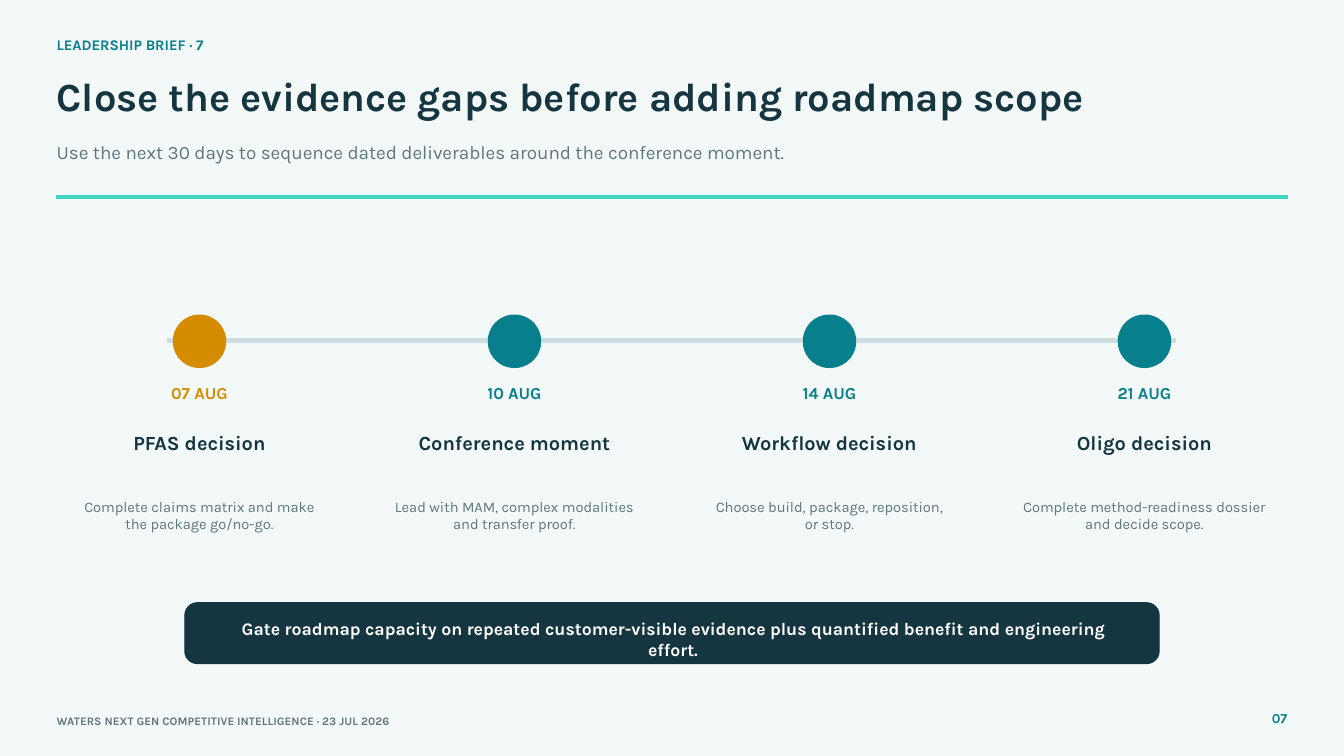
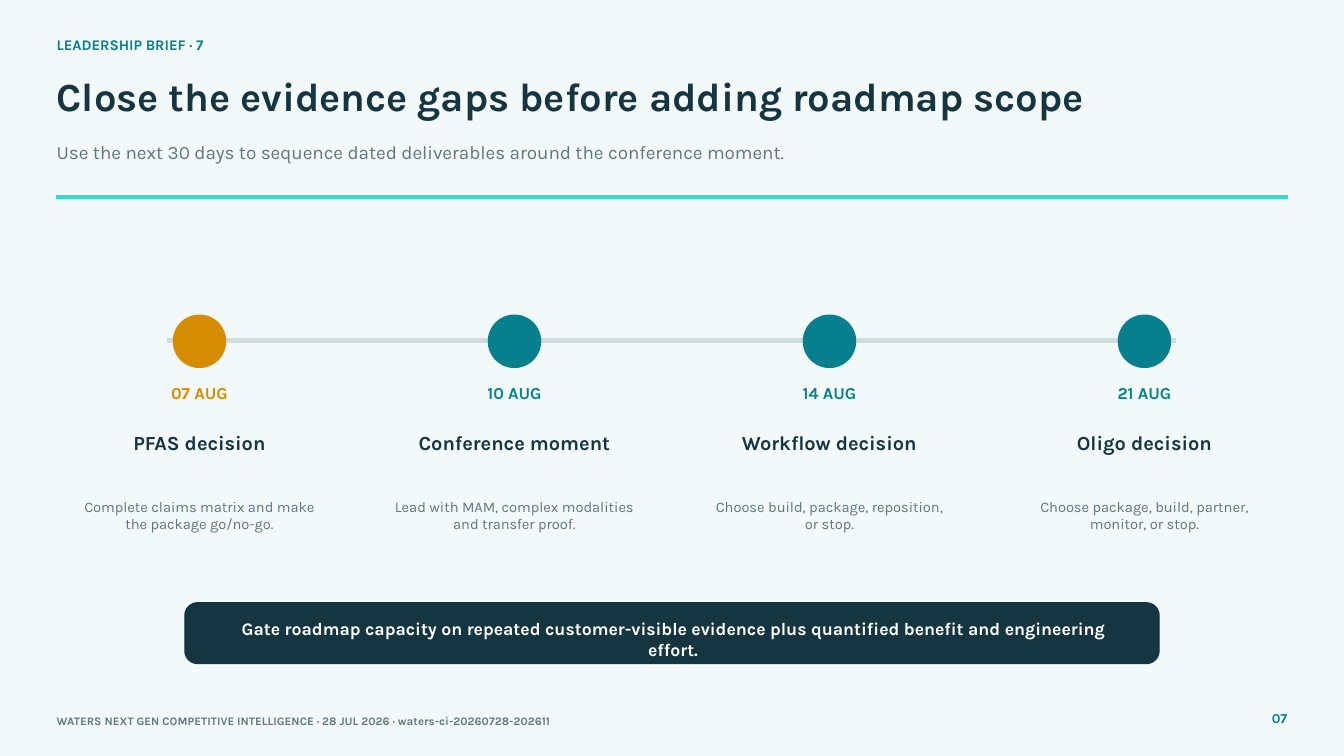
Before and after one commit to Chandni08/CompEngine, a slide deck: slide 7 of deploy-site/exports/waters-nextgen-leadership-brief.pptx. Drawn at 1344x756 pixels with LibreOffice and Linux fonts; fonts in the diff are those of the drawing. Boxes give left, top, right and bottom in pixels: in the first picture for what was removed or moved away, otherwise in the second. Text is boxed around its words. In the diff, an @@ line names an element or a change of style, - is before the commit and + after.

```diff
--- a/deploy-site/exports/waters-nextgen-leadership-brief.pptx
+++ b/deploy-site/exports/waters-nextgen-leadership-brief.pptx
@@ text at box(1040, 502, 1248, 533): text changed @@
-Complete method-readiness dossier and decide scope.
+Choose package, build, partner, monitor, or stop.
@@ text at box(57, 717, 550, 725): text changed @@
-WATERS NEXT GEN COMPETITIVE INTELLIGENCE · 23 JUL 2026
+WATERS NEXT GEN COMPETITIVE INTELLIGENCE · 28 JUL 2026 · waters-ci-20260728-202611
```
Also in this commit, not shown: 7 other slides changed, 38 other files.
